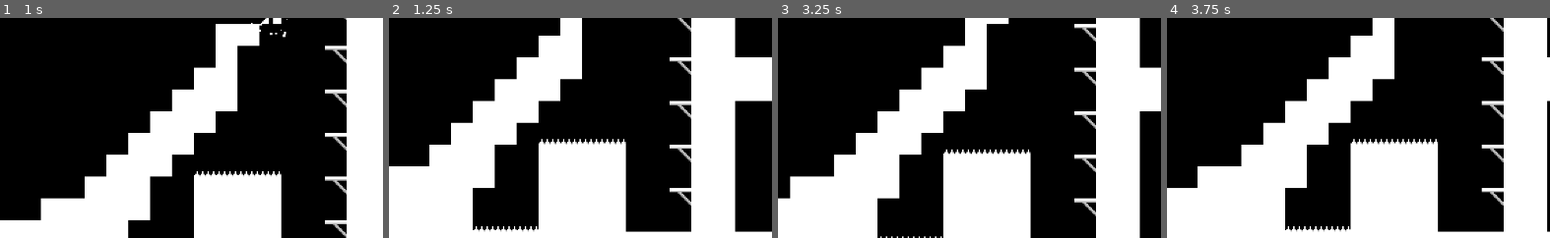
Above: before the commit, frames 1-4 (left to right).
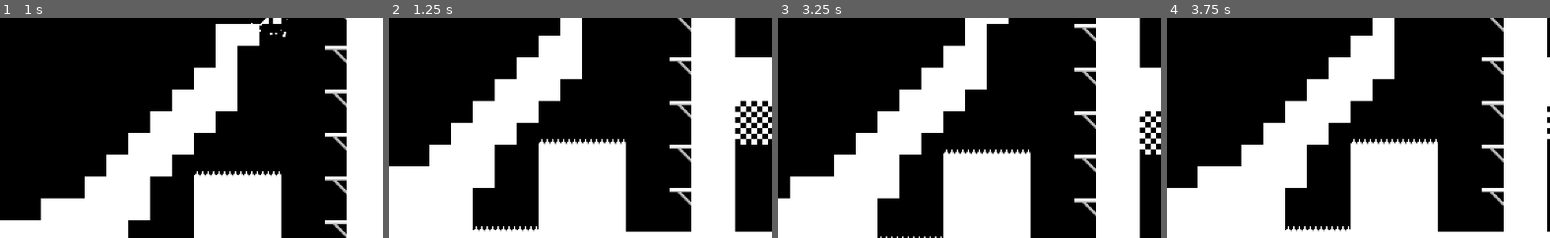
Above: after the commit, the same moments.

Repository: epicfarmer/gmtk2024
Game: Godot game, scene res://levels/Level2.tscn
The game is run twice, just before and just after one commit, with the same random seed, the same clock (stepped at 60 frames per second) and the same inputs. This scene is started directly instead of the project's main scene. Sound files missing from this copy of the repository are replaced by a short silence.
Inputs:
- Up to frame 1 (1 s): tap Enter at 0.5 s; hold D (move_right) from 0.53 s (still down); tap Space (jump) at 0.77 s
- Up to frame 2 (1.25 s): keep holding D (move_right)
- Up to frame 3 (3.25 s): release D (move_right) at 1.28 s; hold A (move_left) 1.28-2.03 s; tap Space (jump) at 1.52, 3.02 s; hold D (move_right) from 2.03 s (still down)
- Up to frame 4 (3.75 s): release D (move_right) at 3.53 s; hold A (move_left) from 3.53 s (still down)
The pictures show only the part of the screen within x 50-100%, y 14-63%; the shares and areas given below are measured in that part.

Frame 1 is identical in both runs. In frame 2, 1.2% of the frame differs, in the area x 90-100%, y 37-58%; in frame 3, 0.6%; in frame 4, less than 0.1%.

Commit message:
added win sound and goal graphics to tileset

Diff:
--- a/levels/Level1.tscn
+++ b/levels/Level1.tscn
@@ -19,7 +19,7 @@
 [node name="TileMap" type="TileMap" parent="."]
 tile_set = ExtResource("2_kqlls")
 format = 2
-layer_0/tile_data = PackedInt32Array(0, 65536, 0, 1, 65536,  …(4121 unchanged characters)…  0, -131068, 65536, 0, -65536, 1, 131072)
+layer_0/tile_data = PackedInt32Array(0, 65536, 0, 1, 65536,  …(4121 unchanged characters)…  0, -131068, 65536, 0, -65536, 1, 131072, -262117, 327680, 1, -262116, 327680, 1, -196580, 327680, 1, -196581, 327680, 1)
 
 [node name="FallingPlatform" parent="." instance=ExtResource("6_ifqlp")]
 position = Vector2(-121, -16)
--- a/levels/Level2.tscn
+++ b/levels/Level2.tscn
@@ -32,7 +32,7 @@
 [node name="Tilemap" type="TileMap" parent="."]
 tile_set = ExtResource("4_5y2sf")
 format = 2
-layer_0/tile_data = PackedInt32Array(65531, 65536, 0, 65529, …(9615 unchanged characters)… 6, 0, 786454, 65536, 0, 851990, 65536, 0)
+layer_0/tile_data = PackedInt32Array(65531, 65536, 0, 65529, …(9615 unchanged characters)… 6, 0, 786454, 65536, 0, 851990, 65536, 0, -262128, 327680, 1, -262127, 327680, 1, -196591, 327680, 1, -196592, 327680, 1)
 
 [node name="killzone" parent="." instance=ExtResource("8_pdv6g")]
 position = Vector2(248, -32)
--- a/levels/Level3.tscn
+++ b/levels/Level3.tscn
@@ -34,7 +34,7 @@
 [node name="Tilemap" type="TileMap" parent="."]
 tile_set = ExtResource("4_byahx")
 format = 2
-layer_0/tile_data = PackedInt32Array(262127, 65536, 0, 32766 …(3412 unchanged characters)… , -393212, 327680, 0, -393211, 393216, 0)
+layer_0/tile_data = PackedInt32Array(262127, 65536, 0, 32766 …(3412 unchanged characters)… , -393212, 327680, 0, -393211, 393216, 0, -589808, 327680, 1, -524272, 327680, 1, -524271, 327680, 1, -589807, 327680, 1)
 
 [node name="enter_boundary" parent="." instance=ExtResource("5_48jly")]
 position = Vector2(56, -8)
@@ -64,5 +64,5 @@
 position = Vector2(246, -140)
 
 [node name="CollisionShape2D" type="CollisionShape2D" parent="LevelCompleteZone"]
-position = Vector2(17, 12)
+position = Vector2(26, 12)
 shape = SubResource("RectangleShape2D_8ngr2")
--- a/scenes/level_complete_zone.tscn
+++ b/scenes/level_complete_zone.tscn
@@ -1,6 +1,7 @@
-[gd_scene load_steps=2 format=3 uid="uid://c3kssdpdyt7hw"]
+[gd_scene load_steps=3 format=3 uid="uid://c3kssdpdyt7hw"]
 
 [ext_resource type="Script" path="res://scripts/LevelCompleteZone.gd" id="1_lq7f5"]
+[ext_resource type="AudioStream" uid="uid://c8a6ojjs3orxg" path="res://audio/win.wav" id="2_nfps5"]
 
 [node name="LevelCompleteZone" type="Area2D"]
 script = ExtResource("1_lq7f5")
@@ -9,6 +10,7 @@
 wait_time = 2.0
 
 [node name="AudioStreamPlayer2D" type="AudioStreamPlayer2D" parent="."]
+stream = ExtResource("2_nfps5")
 
 [connection signal="body_entered" from="." to="." method="_on_body_entered"]
 [connection signal="timeout" from="Timer" to="." method="_on_timer_timeout"]
--- a/scenes/tilesetBW.tres
+++ b/scenes/tilesetBW.tres
@@ -54,6 +54,12 @@
 4:1/0 = 0
 4:1/0/physics_layer_0/linear_velocity = Vector2(0, 0)
 4:1/0/physics_layer_0/angular_velocity = 0.0
+5:1/0 = 0
+5:1/0/physics_layer_0/linear_velocity = Vector2(0, 0)
+5:1/0/physics_layer_0/angular_velocity = 0.0
+6:1/0 = 0
+6:1/0/physics_layer_0/linear_velocity = Vector2(0, 0)
+6:1/0/physics_layer_0/angular_velocity = 0.0
 
 [sub_resource type="TileSetScenesCollectionSource" id="TileSetScenesCollectionSource_1jsw6"]
 resource_name = "basic objects"
Not shown, added: audio/win.wav.import
Binary file changed: images/bw-simple.png
Not shown: 1 places in levels/Level1.tscn that only renumber resources
Not shown, added: audio/win.wav
